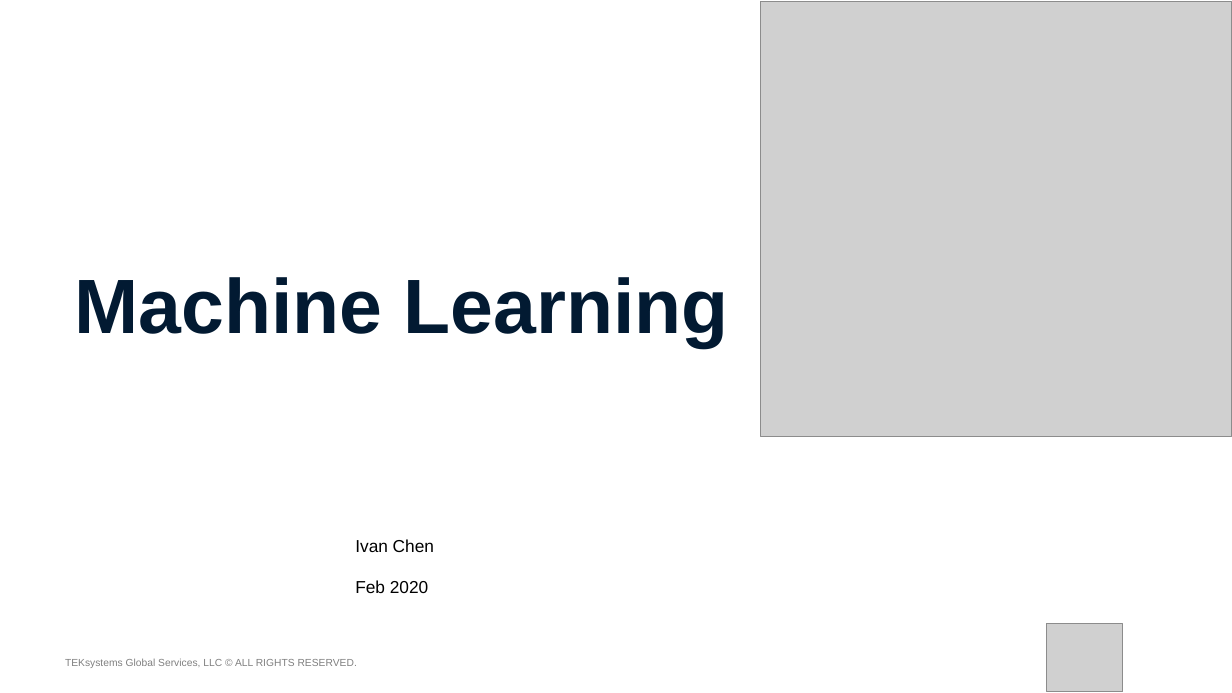
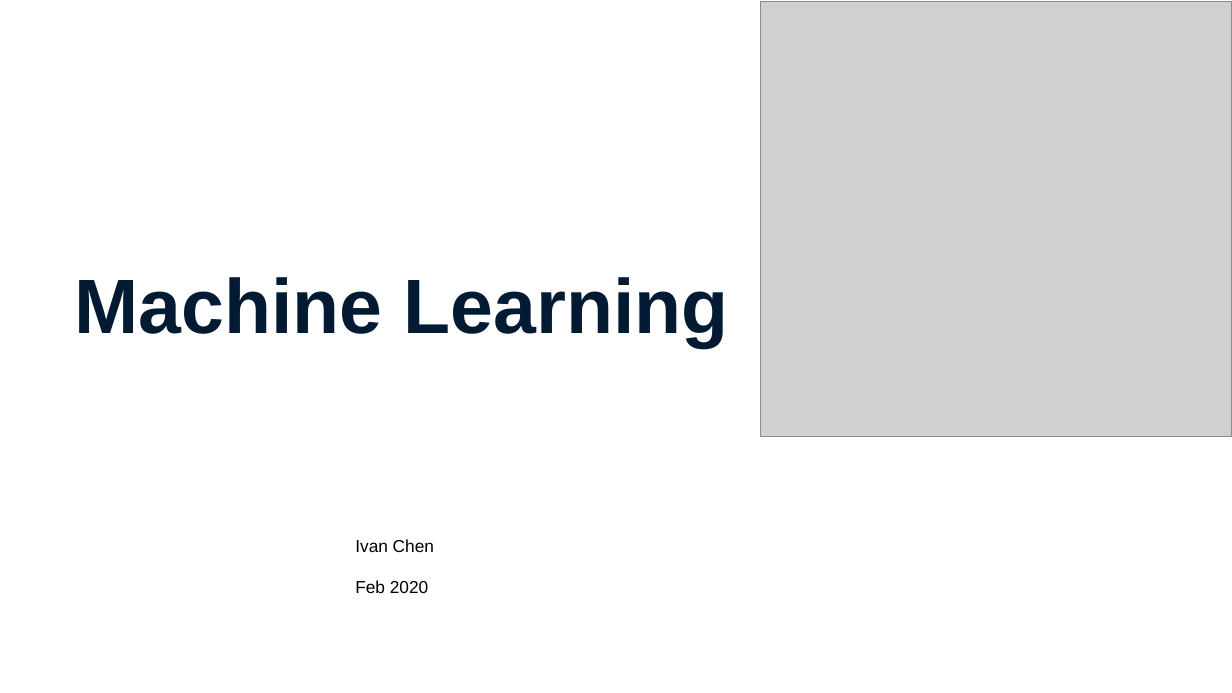
Before and after one commit to chen115y/MLOpsLearning, a slide deck: slide 1 of ConventionalMachineLearning/MachineLearning.pptx. Drawn at 1232x693 pixels with LibreOffice and Linux fonts; fonts in the diff are those of the drawing; grey boxes stand for pictures; background and template pictures are left out. Boxes give left, top, right and bottom in pixels: in the first picture for what was removed or moved away, otherwise in the second. Text is boxed around its words. In the diff, an @@ line names an element or a change of style, - is before the commit and + after.

```diff
--- a/ConventionalMachineLearning/MachineLearning.pptx
+++ b/ConventionalMachineLearning/MachineLearning.pptx
@@ picture removed at (1047,624,1123,692) @@
@@ text removed at (65,658,357,668) @@
-TEKsystems Global Services, LLC © ALL RIGHTS RESERVED.
```
Also in this commit, not shown: 3 other slides changed, 1 slide removed, 2 other files.
